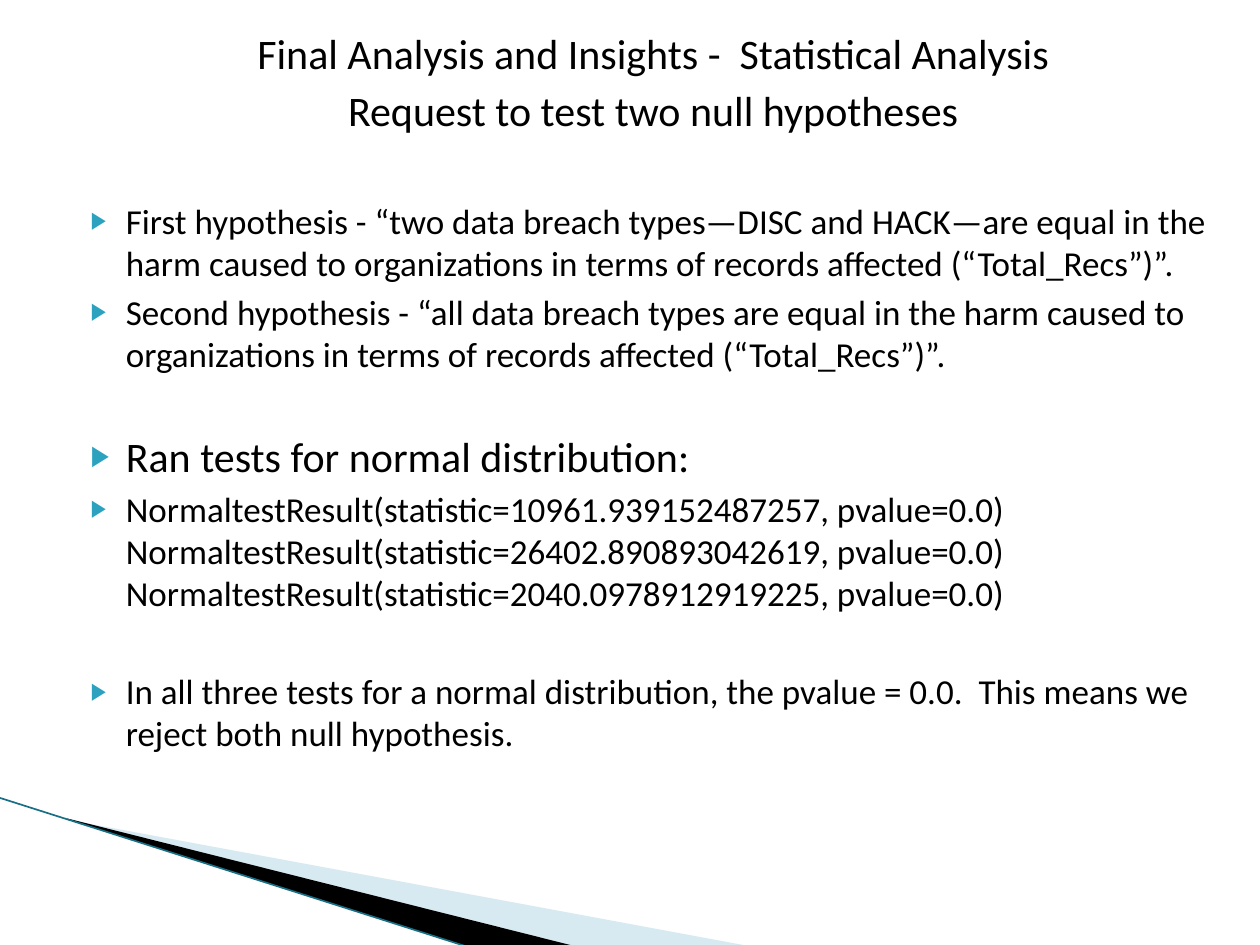
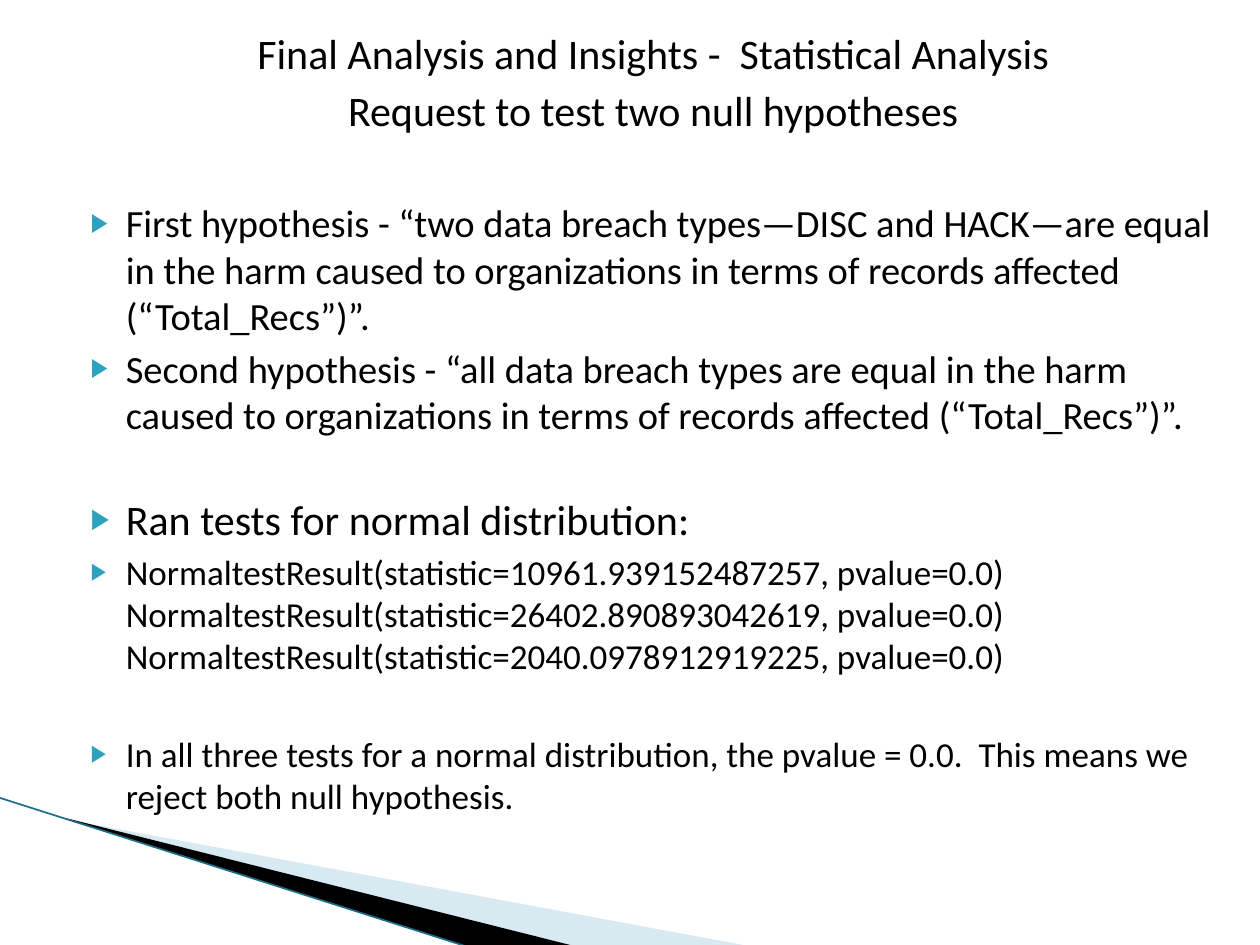
Before and after one commit to dmrod01/Capstone, a slide deck: slide 68 of Final Analysis - Data Capstone Project - Data Breaches.pptx (slide 70 before the commit). Drawn at 1260x945 pixels with LibreOffice and Linux fonts; fonts in the diff are those of the drawing; background and template pictures are left out. Boxes give left, top, right and bottom in pixels: in the first picture for what was removed or moved away, otherwise in the second. Text is boxed around its words. In the diff, an @@ line names an element or a change of style, - is before the commit and + after.

```diff
--- a/Final Analysis - Data Capstone Project - Data Breaches.pptx
+++ b/Final Analysis - Data Capstone Project - Data Breaches.pptx
@@ text at [126, 209, 1211, 436]: size 20 to 22 pt in "First hypothesis - “two data breach types—DISC ...", "Second hypothesis - “all data breach types ..." @@
```
Also in this commit, not shown: 5 other slides changed, 4 slides added, 1 slide removed.
